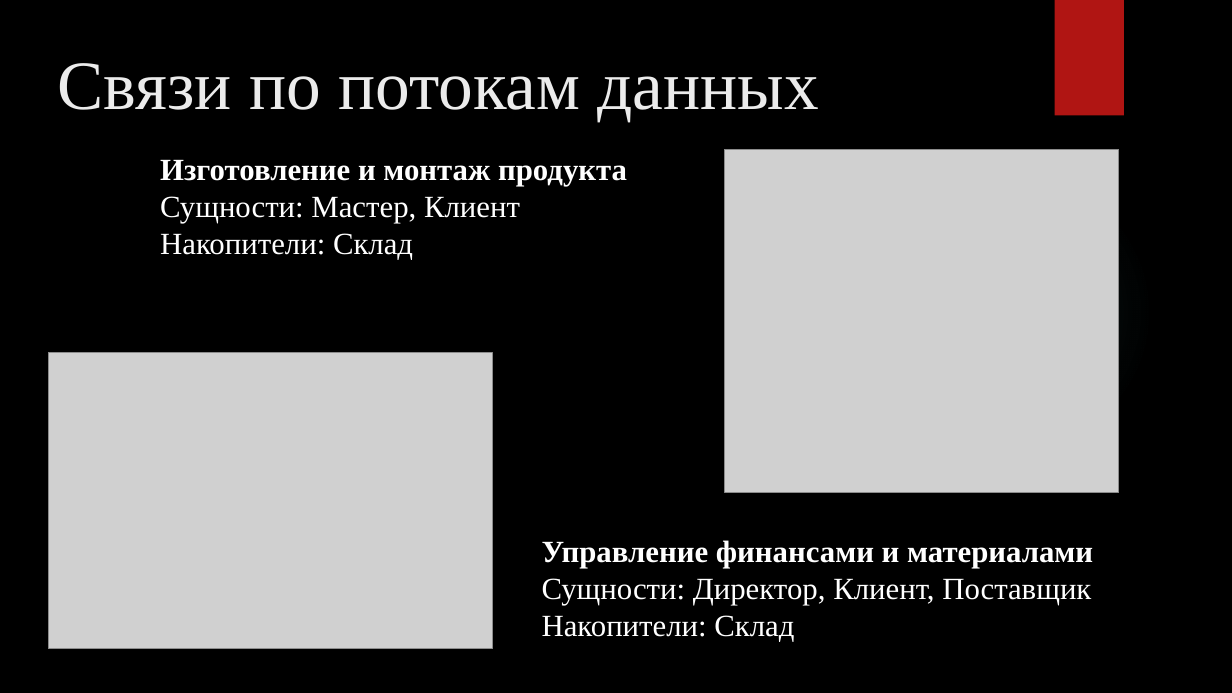
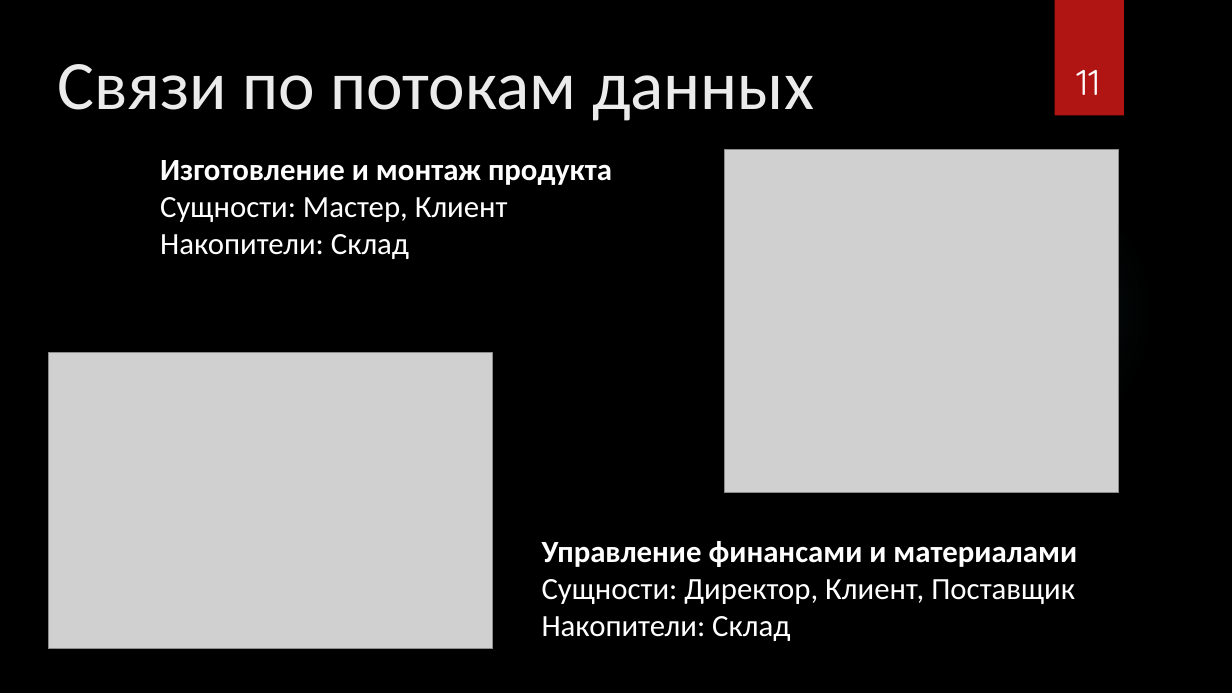
Before and after one commit to marinagovorova/DATABASES_PIn_09.03.03_2025-2026, a slide deck: slide 11 of students/K3239/Rozhnovskii_Yura/LR_1/Презентация для защиты.pptx. Drawn at 1232x693 pixels with LibreOffice and Linux fonts; fonts in the diff are those of the drawing; grey boxes stand for pictures; background and template pictures are left out. Boxes give left, top, right and bottom in pixels: in the first picture for what was removed or moved away, otherwise in the second. Text is boxed around its words. In the diff, an @@ line names an element or a change of style, - is before the commit and + after.

```diff
--- a/students/K3239/Rozhnovskii_Yura/LR_1/Презентация для защиты.pptx
+++ b/students/K3239/Rozhnovskii_Yura/LR_1/Презентация для защиты.pptx
@@ page number added at [1076, 70, 1100, 95], 28 pt, text #FFFFFF @@
+11
@@ font Times New Roman to Calibri in 3 elements at [58, 64, 814, 121], [160, 160, 612, 259], [542, 541, 1077, 641] @@
```
Also in this commit, not shown: 11 other slides changed, 2 slides added, 2 slides removed.
